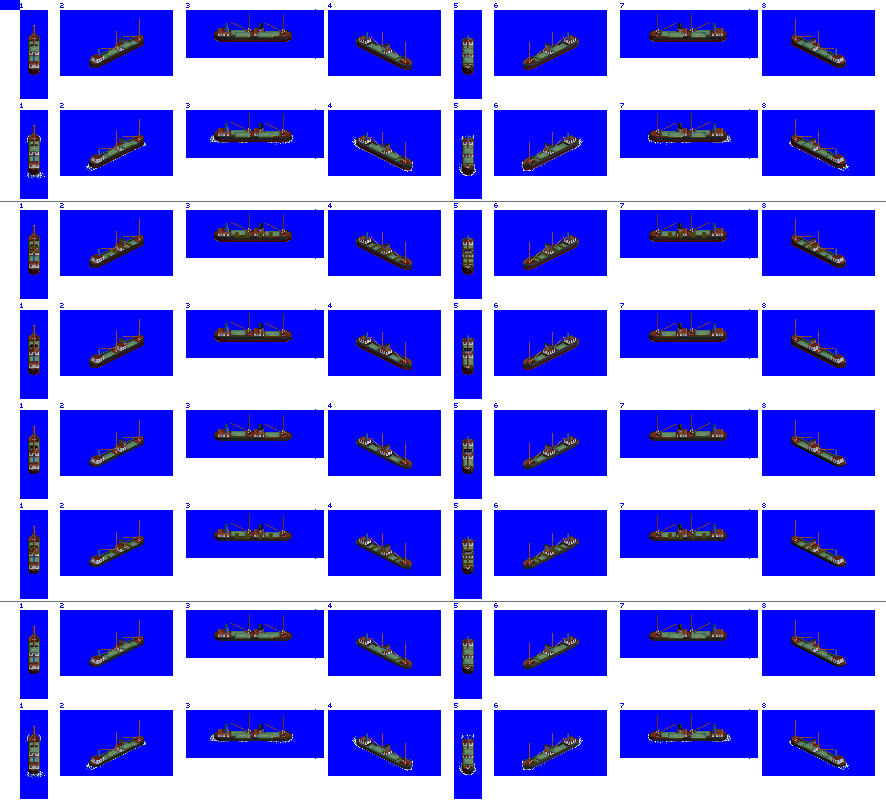
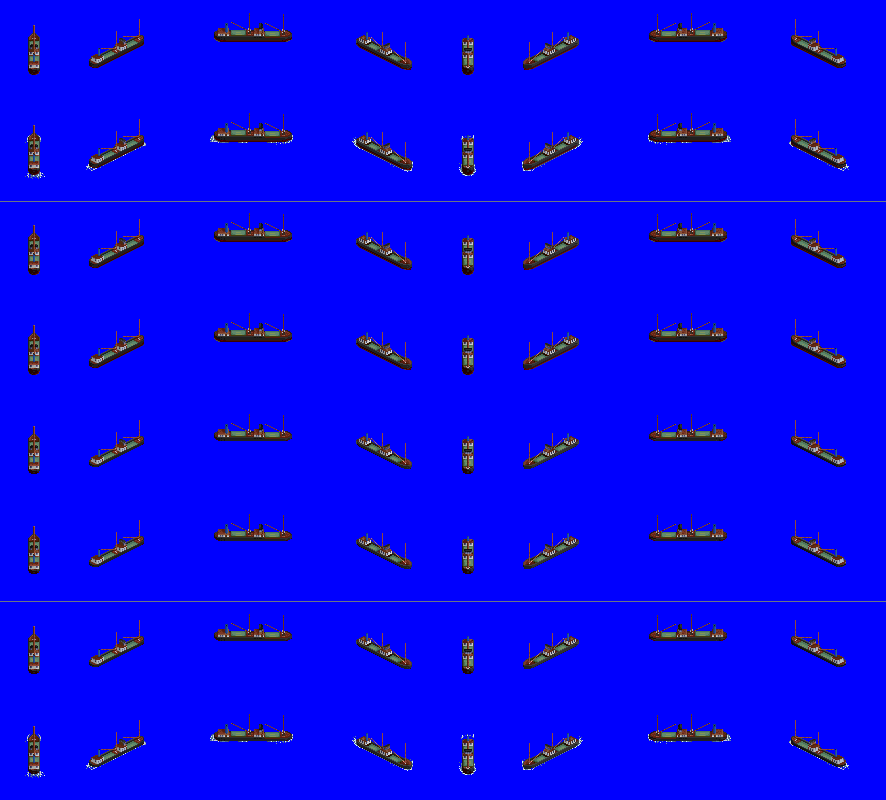
The second w=886, h=800 image is a revision of the first. Changes to its layers:
hid "hatches" over bbox(29, 32, 828, 765)
painted on "large puffer" over bbox(267, 38, 674, 741)
painted on "Background" over bbox(0, 0, 886, 800)
